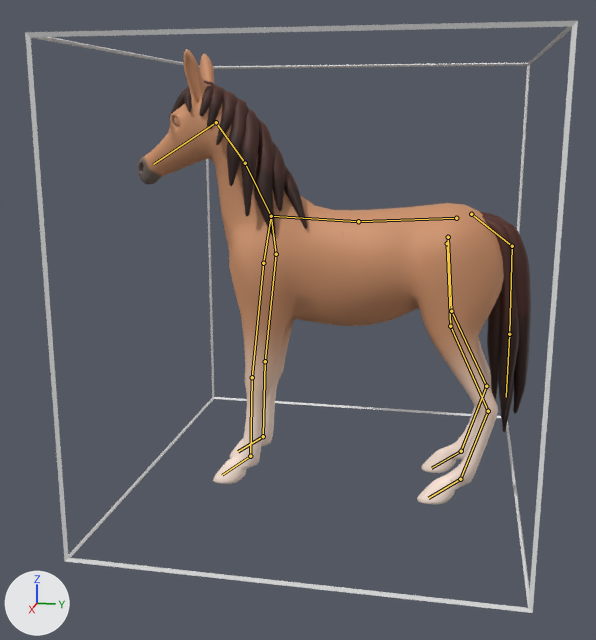
The Blender file blender/player2_tex.blend: old version first, new version second.
One viewpoint serves both versions: a camera (50 mm lens) standing at (3.76, 0.6, 0.72) and looking at (0.08, -0.14, -0.2). Every picture has the same lights, and +X, +Y and +Z are marked at lower left. The bones that bend it are drawn over the model as lines.

Objects in the first picture: 'A_Horse', 'Z_Cube'.
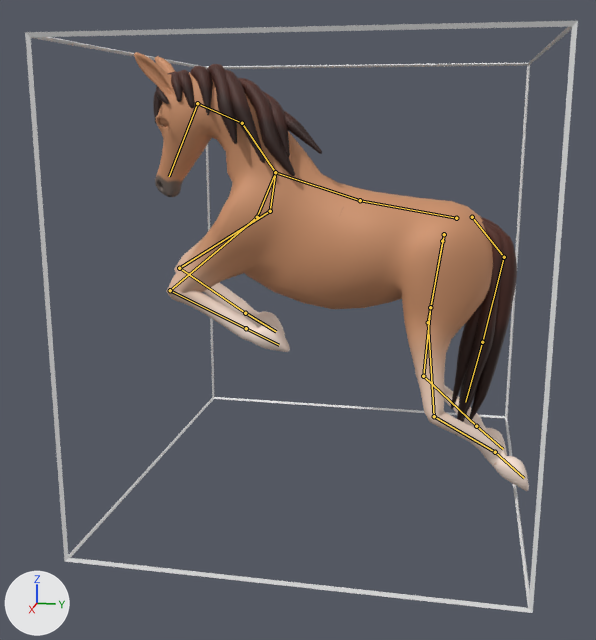
The newer file adds an action. The first version stands in its rest pose; the second is drawn at frame 0 of the action 'jump'.

Location of each change, [x1, y1, x2, y2] in pixels of the pictures (596 x 640 px):
'A_Horse', posed: before [138, 49, 531, 505]; after [134, 52, 529, 491]
bone 'back', root to tip: before (456, 218) to (358, 221); after (456, 218) to (360, 200)
bone 'back.001', root to tip: before (358, 221) to (271, 216); after (360, 200) to (275, 172)
bone 'neck', root to tip: before (271, 216) to (245, 163); after (275, 172) to (242, 123)
bone 'neck.001', root to tip: before (245, 163) to (216, 122); after (242, 123) to (197, 103)
bone 'head', root to tip: before (216, 122) to (153, 164); after (197, 103) to (169, 176)
bone 'back.001_L.002', root to tip: before (252, 377) to (250, 456); after (170, 290) to (246, 328)
bone 'back_L.002', root to tip: before (488, 411) to (460, 479); after (434, 416) to (495, 452)
bone 'back_R.002', root to tip: before (486, 386) to (461, 451); after (423, 376) to (476, 426)

The change in detail:
Bone 'back' (bone_back) turns from (0, 0, 0) to (-12, 0, 0) degrees about its own x, y and z.
Bone 'back.001' (bone_back_001) turns from (0, 0, 0) to (-2, 0, 0) degrees about its own x, y and z.
Bone 'neck' (bone_neck) turns from (0, 0, 0) to (24, 0, 0) degrees about its own x, y and z.
Bone 'neck.001' (bone_neck_001) turns from (0, 0, 0) to (22, 0, 0) degrees about its own x, y and z.
Bone 'head' (bone_head) turns from (0, 0, 0) to (3, 0, 0) degrees about its own x, y and z.
Bone 'back.001_L.002' (bone_back_001_l_002) moves from (0.0, 0.0, 0.0) to (-0.25, -0.049, -0.282).
Bone 'back.001_L.002' (bone_back_001_l_002) turns from (0, 0, 0) to (36, 11, -32) degrees about its own x, y and z.
Bone 'back_L.002' (bone_back_l_002) moves from (0.0, 0.0, 0.0) to (-0.497, -0.064, -0.18).
Bone 'back_L.002' (bone_back_l_002) turns from (0, 0, 0) to (16, 7, -47) degrees about its own x, y and z.
Bone 'back_R.002' (bone_back_r_002) moves from (0.0, 0.0, 0.0) to (0.503, -0.064, -0.165).
Bone 'back_R.002' (bone_back_r_002) turns from (0, 0, 0) to (15, -7, 48) degrees about its own x, y and z.
Bone 'f_hoof_IK_L' (bone_f_hoof_ik_l) moves from (0.0, 0.0, 0.0) to (-0.307, -0.366, -0.424).
Bone 'f_hoof_IK_L' (bone_f_hoof_ik_l) turns from (0, 0, 0) to (80, 56, -50) degrees about its own x, y and z.
Bone 'f_hoof_IK_R' (bone_f_hoof_ik_r) moves from (0.0, 0.0, 0.0) to (0.342, -0.315, -0.458).
Bone 'f_hoof_IK_R' (bone_f_hoof_ik_r) turns from (0, 0, 0) to (73, -50, 49) degrees about its own x, y and z.
Bone 'b_hoof_IK_L' (bone_b_hoof_ik_l) moves from (0.0, 0.0, 0.0) to (-0.024, -0.205, -0.011).
Bone 'b_hoof_IK_L' (bone_b_hoof_ik_l) turns from (0, 0, 0) to (15, 20, -98) degrees about its own x, y and z.
Bone 'b_hoof_IK_R' (bone_b_hoof_ik_r) moves from (0.0, 0.0, 0.0) to (0.065, -0.137, -0.021).
Bone 'b_hoof_IK_R' (bone_b_hoof_ik_r) turns from (0, 0, 0) to (15, -20, 98) degrees about its own x, y and z.
